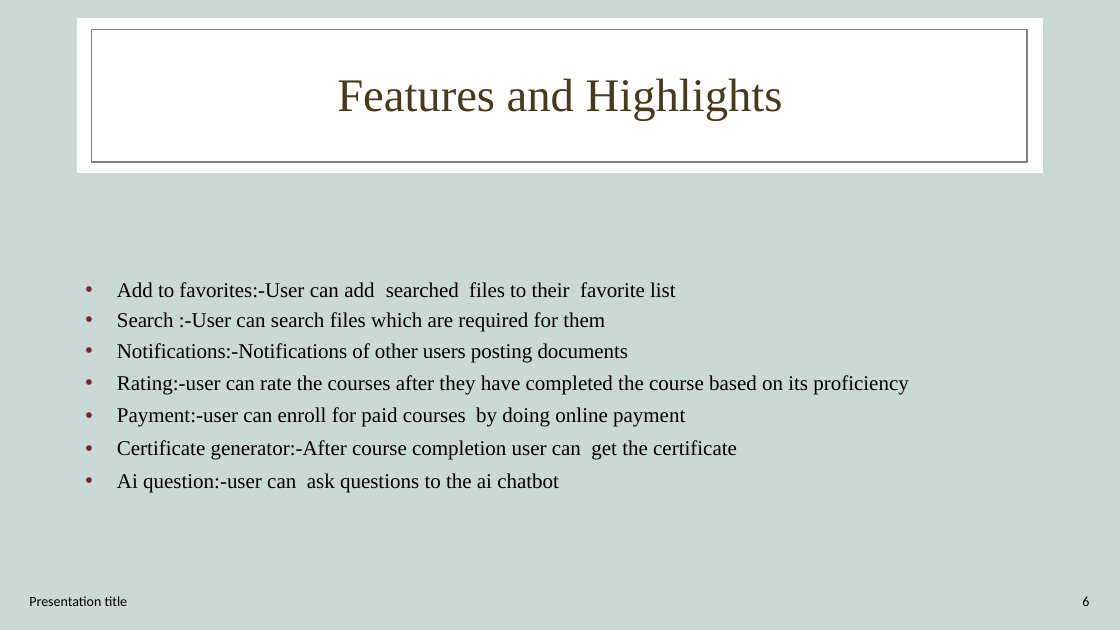
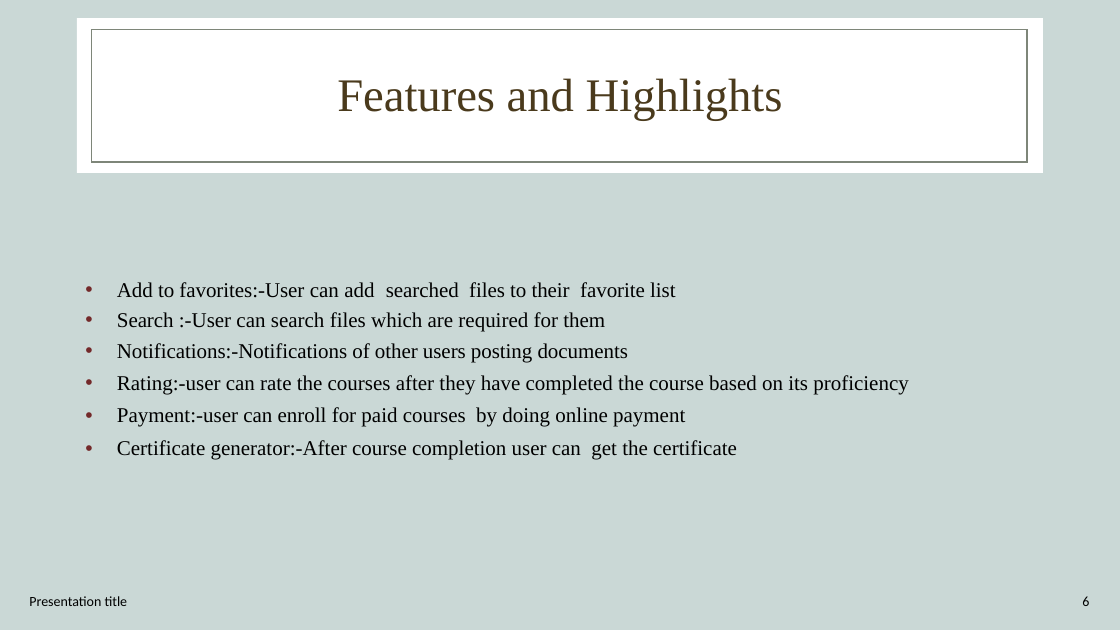
Before and after one commit to hemaprabham/ONLINE-STUDY-NOTES, a slide deck: slide 6 of ONLINE STUDY NOTES PORTAL.pptx. Drawn at 1120x630 pixels with LibreOffice and Linux fonts; fonts in the diff are those of the drawing; background and template pictures are left out. Boxes give left, top, right and bottom in pixels: in the first picture for what was removed or moved away, otherwise in the second. Text is boxed around its words. In the diff, an @@ line names an element or a change of style, - is before the commit and + after.

```diff
--- a/ONLINE STUDY NOTES PORTAL.pptx
+++ b/ONLINE STUDY NOTES PORTAL.pptx
@@ text at (x1=117, y1=473, x2=559, y2=492): paragraph removed @@
-• Ai question:-user can ask questions to the ai chatbot
```
Also in this commit, not shown: 5 other files.
